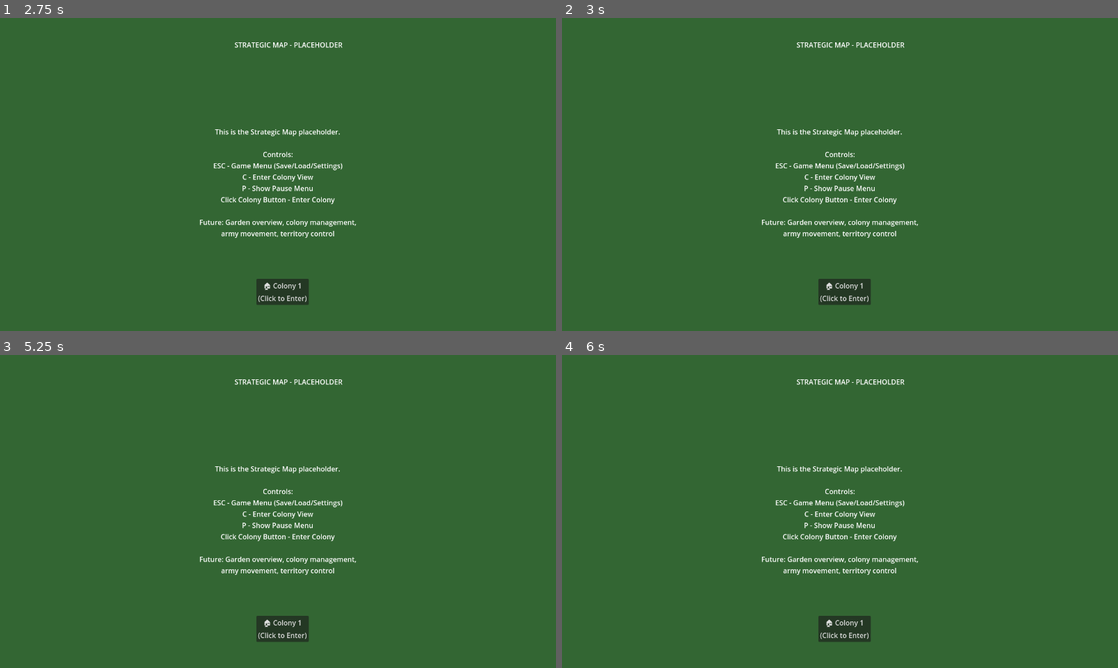
Above: before the commit, frames 1-4 (two rows, left to right).
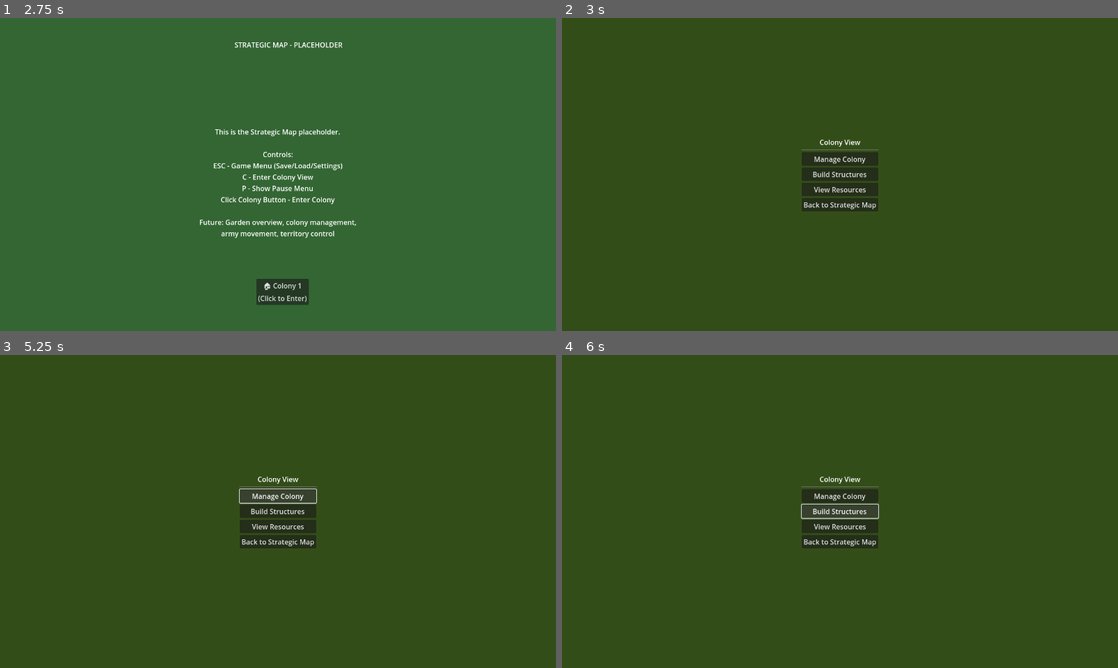
Above: after the commit, the same moments.

Repository: smallmexican/totalWarAnthill
Game: Godot game, scene res://scenes/Main.tscn
The game is run twice, just before and just after one commit, with the same random seed, the same clock (stepped at 60 frames per second) and the same inputs.
Inputs (mouse positions are in pixels of both pictures, inside the frame that each line leads up to):
- Up to frame 1 (2.75 s): click "Settings" at 0.5 s; click "🔙 Back" at 1.25 s; click "Start Game" at 2 s
- Up to frame 2 (3 s): click "🏠 Colony 1 (Click to Enter)" at 2.75 s
- Up to frame 3 (5.25 s): click (278, 542) at 3.5 s, where only the run after the commit has a clickable "Back to Strategic Map"; click "🏠 Colony 1 (Click to Enter)" at 4.25 s; click (278, 495) at 5 s, where only the run after the commit has a clickable "Manage Colony"
- Up to frame 4 (6 s): click (840, 511) at 5.75 s, where only the run after the commit has a clickable "Build Structures"

Frame 1 is identical in both runs. In frame 2, 99% of the frame differs, in the area x 0-100%, y 0-100%; in frame 3, 99%; in frame 4, 99%.

Commit message:
working copy with all menus operating and switching

Diff:
--- a/scenes/Main.tscn
+++ b/scenes/Main.tscn
@@ -14,3 +14,4 @@
 anchor_bottom = 1.0
 grow_horizontal = 2
 grow_vertical = 2
+mouse_filter = 2
--- a/scripts/Main.gd
+++ b/scripts/Main.gd
@@ -74,6 +74,10 @@
 
 	# Add it to the MenuLayer for display
 	$MenuLayer.add_child(menu)
+
+	# Enable input blocking when menu is present
+	$MenuLayer.mouse_filter = Control.MOUSE_FILTER_STOP
+	print("Main.gd: MenuLayer mouse_filter set to STOP (menu loaded)")
 
 # ------------------------------------------------------------------------------
 # GAME SCENE MANAGEMENT METHODS
@@ -121,6 +125,10 @@
 	clear_menu_layer()
 	print("Main.gd: MenuLayer cleared")
 
+	# Disable input blocking when no menu is present
+	$MenuLayer.mouse_filter = Control.MOUSE_FILTER_IGNORE
+	print("Main.gd: MenuLayer mouse_filter set to IGNORE (game scene active)")
+
 # ------------------------------------------------------------------------------
 # PAUSE MENU MANAGEMENT METHODS
 # ------------------------------------------------------------------------------
@@ -140,6 +148,10 @@
 
 	# Add it to the MenuLayer as an overlay
 	$MenuLayer.add_child(pause_menu)
+
+	# Enable input blocking when menu is present
+	$MenuLayer.mouse_filter = Control.MOUSE_FILTER_STOP
+	print("Main.gd: MenuLayer mouse_filter set to STOP (pause menu loaded)")
 
 ## Show game menu as an overlay without clearing the current game scene
 ## @note: This is the in-game menu accessed via ESC key during gameplay
@@ -172,6 +184,10 @@
 	# Add it to the MenuLayer as an overlay
 	$MenuLayer.add_child(game_menu)
 	print("Main.gd: GameMenu added to MenuLayer")
+
+	# Enable input blocking when menu is present
+	$MenuLayer.mouse_filter = Control.MOUSE_FILTER_STOP
+	print("Main.gd: MenuLayer mouse_filter set to STOP (game menu loaded)")
 
 ## Show settings menu as an overlay
 ## @param calling_menu: String path to the menu that opened settings
@@ -189,6 +205,10 @@
 
 	# Add it to the MenuLayer as an overlay
 	$MenuLayer.add_child(settings_menu)
+
+	# Enable input blocking when menu is present
+	$MenuLayer.mouse_filter = Control.MOUSE_FILTER_STOP
+	print("Main.gd: MenuLayer mouse_filter set to STOP (settings menu loaded)")
 
 # ------------------------------------------------------------------------------
 # UTILITY METHODS
@@ -211,6 +231,16 @@
 	for child in $MenuLayer.get_children():
 		child.queue_free()
 
+	# Defer the mouse filter change until after nodes are actually freed
+	# This prevents timing issues where menu nodes might still handle input
+	call_deferred("_set_menu_layer_ignore")
+	print("Main.gd: MenuLayer cleared, mouse_filter change deferred")
+
+## Set MenuLayer mouse filter to IGNORE after menu nodes are freed
+func _set_menu_layer_ignore():
+	$MenuLayer.mouse_filter = Control.MOUSE_FILTER_IGNORE
+	print("Main.gd: MenuLayer mouse_filter set to IGNORE (deferred)")
+
 # ------------------------------------------------------------------------------
 # FUTURE METHODS (TO BE IMPLEMENTED)
 # ------------------------------------------------------------------------------
--- a/scripts/game/colony_view.gd
+++ b/scripts/game/colony_view.gd
@@ -48,6 +48,10 @@
 
 ## Initialize the colony view
 func _ready():
+	# Ensure the Control node fills the entire viewport when added to Node2D parent
+	# This fixes centering issues when Control is child of Node2D (GameLayer)
+	call_deferred("_setup_viewport_size")
+
 	# Get reference to the main scene manager
 	main_scene_manager = get_tree().root.get_node("Main")
 
@@ -60,6 +64,24 @@
 	print("  ESC/B - Return to Strategic Map")
 	print("  D - Dig new tunnel (placeholder)")
 	print("  W - Assign worker roles (placeholder)")
+
+## Setup proper viewport sizing after the node is in the scene tree
+func _setup_viewport_size():
+	# Get the current viewport size
+	var viewport = get_viewport()
+	if viewport:
+		var viewport_size = viewport.get_visible_rect().size
+
+		# Set this Control node to fill the entire viewport
+		set_size(viewport_size)
+		set_position(Vector2.ZERO)
+
+		print("=== COLONY VIEW SIZING ===")
+		print("Viewport size: ", viewport_size)
+		print("Control size: ", get_size())
+		print("Control position: ", get_position())
+	else:
+		print("ERROR: Cannot get viewport for sizing!")
 
 ## Handle input for placeholder functionality
 func _input(event):
--- a/scripts/ui/game_menu.gd
+++ b/scripts/ui/game_menu.gd
@@ -74,10 +74,14 @@
 ## Resume the game and return to previous scene
 ## @note: Closes the game menu overlay to resume the game
 func _on_resume_button_pressed() -> void:
-	print("Resuming game...")
-	# Simply close the game menu to resume the game
-	# The game scene remains active in the background
-	queue_free()
+	print("GameMenu: Resume button pressed")
+	# Notify Main.gd to properly clear the menu layer and restore input
+	if main_scene_manager:
+		main_scene_manager.clear_menu_layer()
+	else:
+		print("ERROR: main_scene_manager is null!")
+		# Fallback: just free this menu
+		queue_free()
 
 ## Save the current game state
 ## @note: Placeholder functionality - to be implemented
--- a/scripts/ui/pause_menu.gd
+++ b/scripts/ui/pause_menu.gd
@@ -61,10 +61,14 @@
 ## Resume the game and return to previous scene
 ## @note: Closes the pause menu overlay to resume the game
 func _on_resume_button_pressed() -> void:
-	print("Resuming game...")
-	# Simply close the pause menu to resume the game
-	# The game scene remains active in the background
-	queue_free()
+	print("PauseMenu: Resume button pressed")
+	# Notify Main.gd to properly clear the menu layer and restore input
+	if main_scene_manager:
+		main_scene_manager.clear_menu_layer()
+	else:
+		print("ERROR: main_scene_manager is null!")
+		# Fallback: just free this menu
+		queue_free()
 
 ## Open the settings menu
 ## @note: Settings menu is referenced but not yet implemented
Not shown, added: SYSTEM_FLOW_DIAGRAM.md
Not shown, added: colony_view_centering_fix.md
Not shown, added: z_index_mouse_filter_fix.md
